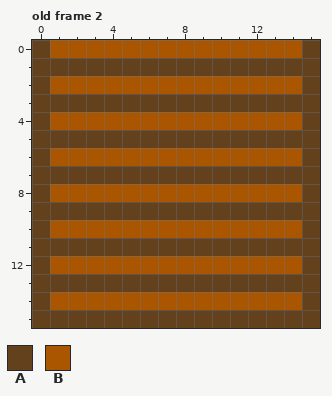
Pixel-art file: art/tileset.aseprite. This is how it looked before the edit.
16x16 pixels, 2 frames. Shown: old frame 2. The commit also changed other frames, which this record leaves out.
Palette (. is transparent): A #64411d  B #aa5500
Pixels before, old frame 2, first column x 0:
 0 ABBBBBBBBBBBBBBA
 1 AAAAAAAAAAAAAAAA
 2 ABBBBBBBBBBBBBBA
 3 AAAAAAAAAAAAAAAA
 4 ABBBBBBBBBBBBBBA
 5 AAAAAAAAAAAAAAAA
 6 ABBBBBBBBBBBBBBA
 7 AAAAAAAAAAAAAAAA
 8 ABBBBBBBBBBBBBBA
 9 AAAAAAAAAAAAAAAA
10 ABBBBBBBBBBBBBBA
11 AAAAAAAAAAAAAAAA
12 ABBBBBBBBBBBBBBA
13 AAAAAAAAAAAAAAAA
14 ABBBBBBBBBBBBBBA
15 AAAAAAAAAAAAAAAA
The result:
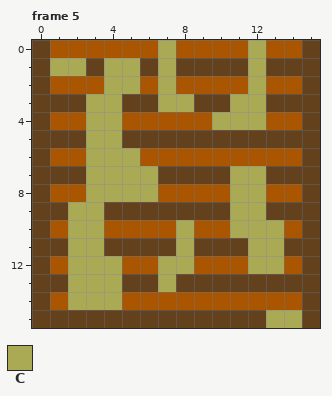
Colours new in this view: C #aaaa55
A new or re-ordered frame is compared with the old frame closest to it.
Edits made:
frames 2 -> 5
layer "Layer 2" added
Frame 5 is new; against old frame 2, layer "Layer 2":
The edit turns colour A into colour C in row 1 at x 1 to 2, 4 to 5, 7 and 12; in row 3 at x 3 to 4, 7 to 8 and 11 to 12; in row 5 at x 3 to 4; in row 7 at x 3 to 6 and 11 to 12; in row 9 at x 2 to 3 and 11 to 12; in row 11 at x 2 to 3, 8 and 12 to 13.
The edit turns colour A into colour C in row 13 at x 2 to 4 and 7; in row 15 at x 13 to 14.
The edit turns colour B into colour C in row 0 at x 7 and 12; in row 2 at x 4 to 5, 7 and 12; in row 4 at x 3 to 4 and 10 to 12; in row 6 at x 3 to 5; in row 8 at x 3 to 6 and 11 to 12; in row 10 at x 2 to 3, 8 and 11 to 13.
The edit turns colour B into colour C in row 12 at x 2 to 4, 7 to 8 and 12 to 13; in row 14 at x 2 to 4.
Boxes around the changes in both pictures, in picture pixels (x1, y1, x2, y2):
changed: (50, 40, 302, 328)
